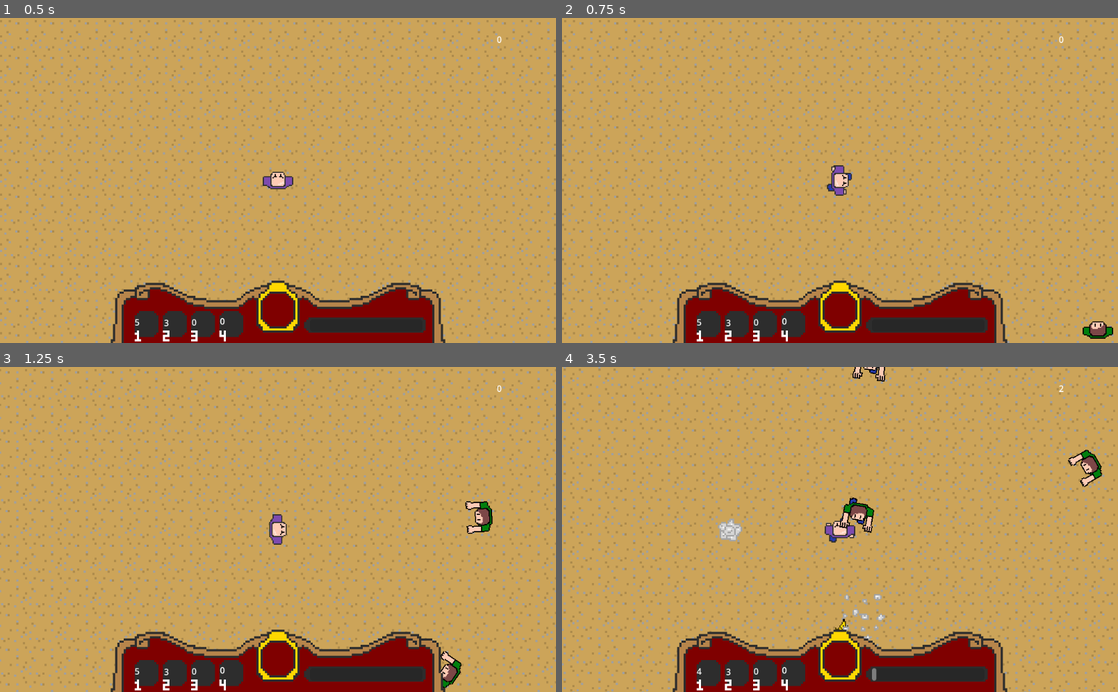
Above: before the commit, frames 1-4 (two rows, left to right).
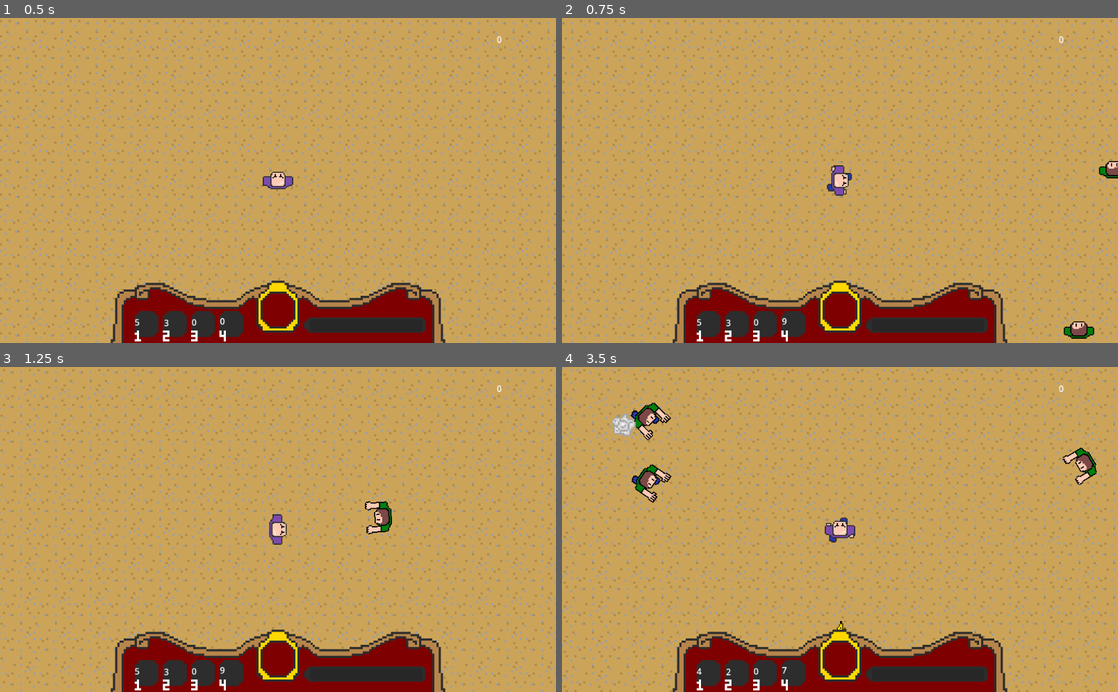
Above: after the commit, the same moments.

Repository: JessicaCC-gd/GGJ2024-2_4_1
Game: Godot game, scene res://level.tscn
Two runs of this game, one before a commit and one after it. Both use one fixed random seed, a clock stepped at 60 frames per second and the inputs below.
Inputs:
- Up to frame 1 (0.5 s): no input
- Up to frame 2 (0.75 s): tap Enter at 0.5 s; hold Right (move_right) from 0.53 s (still down); tap 4 (action_4) at 0.6 s
- Up to frame 3 (1.25 s): keep holding Right (move_right)
- Up to frame 4 (3.5 s): release Right (move_right) at 1.28 s; hold Down (move_down) 1.28-2.03 s; tap 1 (action_1) at 1.35 s; tap 4 (action_4) at 1.55, 2.3, 3.05 s; hold Right (move_right) 2.03-2.78 s; tap 2 (action_2) at 2.1 s; hold Up (move_up) from 2.78 s (still down); tap 3 (action_3) at 2.85 s

Frame 1 is identical in both runs. In frame 2, 15% of the frame differs, in the area x 0-100%, y 0-100%; in frame 3, 16%; in frame 4, 17%.

Commit message:
dash

Diff:
--- a/banana.tscn
+++ b/banana.tscn
@@ -15,7 +15,7 @@
 }]
 
 [sub_resource type="CircleShape2D" id="CircleShape2D_5fars"]
-radius = 1.45
+radius = 7.0
 
 [node name="banana" type="Node2D"]
 script = ExtResource("1_bf6tp")
@@ -26,6 +26,8 @@
 autoplay = "default"
 
 [node name="Area2D" type="Area2D" parent="."]
+collision_layer = 32768
+collision_mask = 2
 
 [node name="CollisionShape2D" type="CollisionShape2D" parent="Area2D"]
 shape = SubResource("CircleShape2D_5fars")
--- a/enemy.tscn
+++ b/enemy.tscn
@@ -58,14 +58,14 @@
 }]
 
 [sub_resource type="CircleShape2D" id="CircleShape2D_pe2hc"]
-radius = 20.025
+radius = 41.0122
 
 [sub_resource type="CircleShape2D" id="CircleShape2D_plqk6"]
 radius = 11.1803
 
 [node name="enemy" type="CharacterBody2D"]
 collision_layer = 2
-collision_mask = 7
+collision_mask = 32775
 script = ExtResource("1_r2d8k")
 
 [node name="AnimatedSprite2D" type="AnimatedSprite2D" parent="."]
@@ -86,5 +86,6 @@
 rotation = 1.5708
 shape = SubResource("CircleShape2D_plqk6")
 
+[connection signal="area_shape_entered" from="Area2D" to="." method="_on_area_2d_area_shape_entered"]
 [connection signal="body_entered" from="Area2D" to="." method="_on_area_2d_body_entered"]
 [connection signal="body_exited" from="Area2D" to="." method="_on_area_2d_body_exited"]
--- a/player.gd
+++ b/player.gd
@@ -17,7 +17,13 @@
 var no_tea = 3
 var cat_cooldown_active = false
 var cat_cooldown_timer = Timer.new()
+var dash_cooldown_timer = Timer.new()
+var dash_duration_timer = Timer.new()
 var no_banana = 10
+var dash = false
+@export var dash_avaliable = true
+
+const BOOST = 2
 
 func drop_scent():
 	if len(trail) >= max_trail_count:
@@ -33,6 +39,12 @@
 	scent_timer.timeout.connect(drop_scent)
 	add_child(scent_timer)
 	scent_timer.start()
+	dash_cooldown_timer.timeout.connect(reactivate_dash)
+	dash_cooldown_timer.wait_time = 10.0
+	add_child(dash_cooldown_timer)
+	dash_duration_timer.wait_time = 2.0
+	dash_duration_timer.timeout.connect(disable_dash)
+	add_child(dash_duration_timer)
 
 func _physics_process(delta):
 	if laughter_meter == laughter_max:
@@ -48,7 +60,10 @@
 		input_dir.y += 1
 
 	player_animation(input_dir)
-	velocity = input_dir.normalized() * speed
+	var boost = 1
+	if dash == true:
+		boost=BOOST
+	velocity = input_dir.normalized() * speed * boost
 
 	if move_and_slide():
 		for i in get_slide_collision_count():
@@ -72,9 +87,21 @@
 		banana.position = position
 		no_banana -= 1
 		get_parent().add_child(banana)
+	if Input.is_action_just_pressed("action_4") && dash_avaliable:
+		dash_cooldown_timer.start()
+		dash_duration_timer.start()
+		dash = true
+		dash_avaliable = false
 
 func reactivate_cat():
 	cat_cooldown_active = false
+
+func reactivate_dash():
+	dash_avaliable = true
+	dash_cooldown_timer.stop()
+
+func disable_dash():
+	dash = false
 
 func player_animation(input_dir):
 	if input_dir.x != 0 || input_dir.y != 0:
--- a/ui.gd
+++ b/ui.gd
@@ -10,3 +10,4 @@
 func _process(delta):
 	$label_1.set_text(str(player.no_cats))
 	$label_2.set_text(str(player.no_tea))
+	$label_4.set_text(str(floor(player.dash_cooldown_timer.time_left)))
Not shown: 1 places in banana.tscn that only renumber resources
Not shown: 1 places in enemy.tscn that only renumber resources
Not shown: 1 places in level.tscn that only renumber resources
Not shown: 1 places in tileset.tres that only renumber resources
